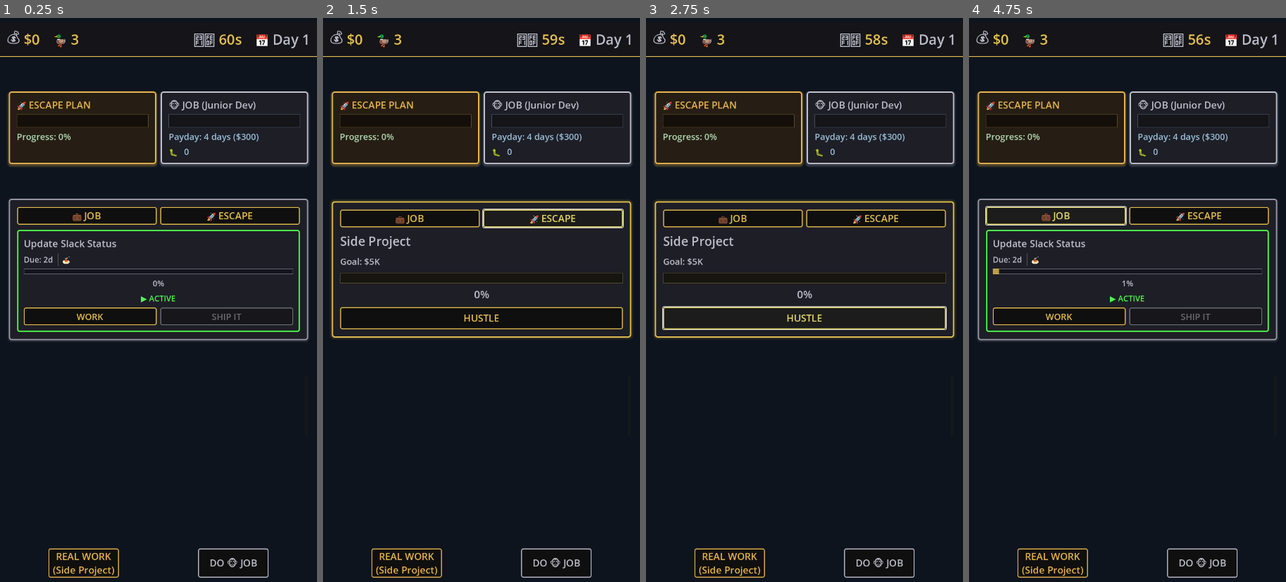
Above: before the commit, frames 1-4 (left to right).
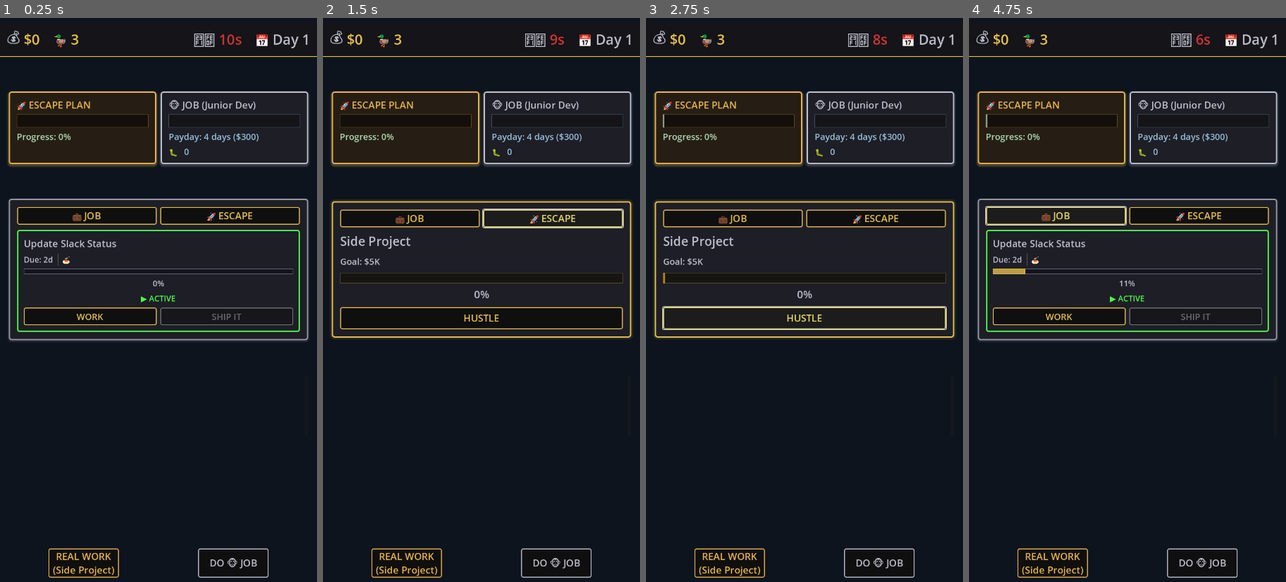
Above: after the commit, the same moments.

Repository: lmchoi/alt-f-this
Game: Godot game, scene res://scenes/game_ui.tscn
Same seed, same stepped clock (60 frames per second), same inputs: the game is played once before the commit and once after it.
Inputs:
- Up to frame 1 (0.25 s): no input
- Up to frame 2 (1.5 s): click "💼 JOB" at 0.5 s; click "🚀 ESCAPE" at 1.25 s
- Up to frame 3 (2.75 s): click "HUSTLE" at 2 s
- Up to frame 4 (4.75 s): click "REAL WORK (Side Project)" at 2.75 s; click "DO 🐵 JOB" at 3.5 s; click "💼 JOB" at 4.25 s

The runs differ from the first frame. In frame 1, less than 0.1% of the frame differs, in the area x 69-77%, y 2-5%; in frame 2, 0.2%; in frame 3, 0.2%; in frame 4, 0.4%, in the area x 5-77%, y 2-48%.

Commit message:
Add task list management to GameManager
- Add tasks array with tasks_changed signal
- Add add_task(), remove_task(), switch_task() helper methods
- Update start_game() to initialize task list
- Remove tasks when shipped or failed
- Reduce TIMED_MODE_DURATION to 10s for faster testing

🤖 Generated with [Claude Code](https://claude.com/claude-code)

Co-Authored-By: Claude <noreply@anthropic.com>

Diff:
--- a/autoloads/game_manager.gd
+++ b/autoloads/game_manager.gd
@@ -31,7 +31,7 @@
 const OPTICS_MAX_OVERDUE_DAYS = 1
 
 # Timer constants
-const TIMED_MODE_DURATION = 60.0  # Seconds per day
+const TIMED_MODE_DURATION = 10.0  # Seconds per day
 
 # Job level constants
 const JOB_TITLES = ["Junior Dev", "Mid-Level Dev", "Senior Dev"]
@@ -57,9 +57,16 @@
 signal clean_code_tokens_changed(count)
 signal promotion_earned(new_level: int, new_title: String, new_salary: int)
 signal category_warning_shown(message: String)
+signal tasks_changed(task_list: Array[Task])
 
 # Player action (what the player is currently doing)
 var current_action := PlayerAction.NONE
+
+# Task management
+var tasks: Array[Task] = []:  # List of all active tasks
+	set(value):
+		tasks = value
+		tasks_changed.emit(tasks)
 
 var current_task: Task:
 	set(value):
@@ -183,7 +190,12 @@
 	print("Bugs added: +%d (total: %d)" % [amount, bugs])
 
 func start_game():
-	current_task = TaskManager.get_random_task(day, job_level)
+	# Initialize empty task list
+	tasks = []
+	# Add first task
+	var new_task = TaskManager.get_random_task(day, job_level)
+	add_task(new_task)
+	current_task = new_task
 
 func check_time_bombs():
 	"""Check for production outages based on bugs and poorly shipped tasks."""
@@ -342,6 +354,8 @@
 		pip_warnings += 1
 		var days_text = "1 day" if max_days == 1 else "3+ days"
 		pip_warning_occurred.emit("Task deadline missed by %s.\n\n⚠️ PERFORMANCE IMPROVEMENT PLAN\n\nManagement is watching you closely.\n\nOne more violation = terminated.\n\n(Starting new task)" % days_text)
+		# Remove failed task from list before picking up new one
+		remove_task(current_task)
 		pick_up_new_task()
 
 	# Check for payday
@@ -403,7 +417,31 @@
 		job_level += 1
 		promotion_earned.emit(job_level, get_job_title(), get_current_salary())
 
-	current_task = TaskManager.get_random_task(day, job_level)
+	var new_task = TaskManager.get_random_task(day, job_level)
+	add_task(new_task)
+	current_task = new_task
+
+func add_task(task: Task) -> void:
+	"""Add a new task to the active task list."""
+	var updated_tasks = tasks.duplicate()
+	updated_tasks.append(task)
+	tasks = updated_tasks
+	print("Task added: %s (total tasks: %d)" % [task.title, tasks.size()])
+
+func remove_task(task: Task) -> void:
+	"""Remove a task from the active task list."""
+	var updated_tasks = tasks.duplicate()
+	updated_tasks.erase(task)
+	tasks = updated_tasks
+	print("Task removed: %s (total tasks: %d)" % [task.title, tasks.size()])
+
+func switch_task(task: Task) -> void:
+	"""Switch the current active task."""
+	if not tasks.has(task):
+		push_error("Cannot switch to task that's not in the task list")
+		return
+	current_task = task
+	print("Switched to task: %s" % task.title)
 
 func hustle() -> ActionOutcome:
 	print('hustle')
@@ -477,6 +515,8 @@
 		var threshold = int(CRITICAL_OUTAGE_THRESHOLD) if is_critical else POOR_QUALITY_THRESHOLD
 		print("⚠️ Poor quality ship: '%s' added to outage risk pool (critical: %s, threshold: %d%%)" % [current_task.title, is_critical, threshold])
 
+	# Remove shipped task from list before picking up new one
+	remove_task(current_task)
 	pick_up_new_task()
 
 	# Don't advance the day - the timer handles that
